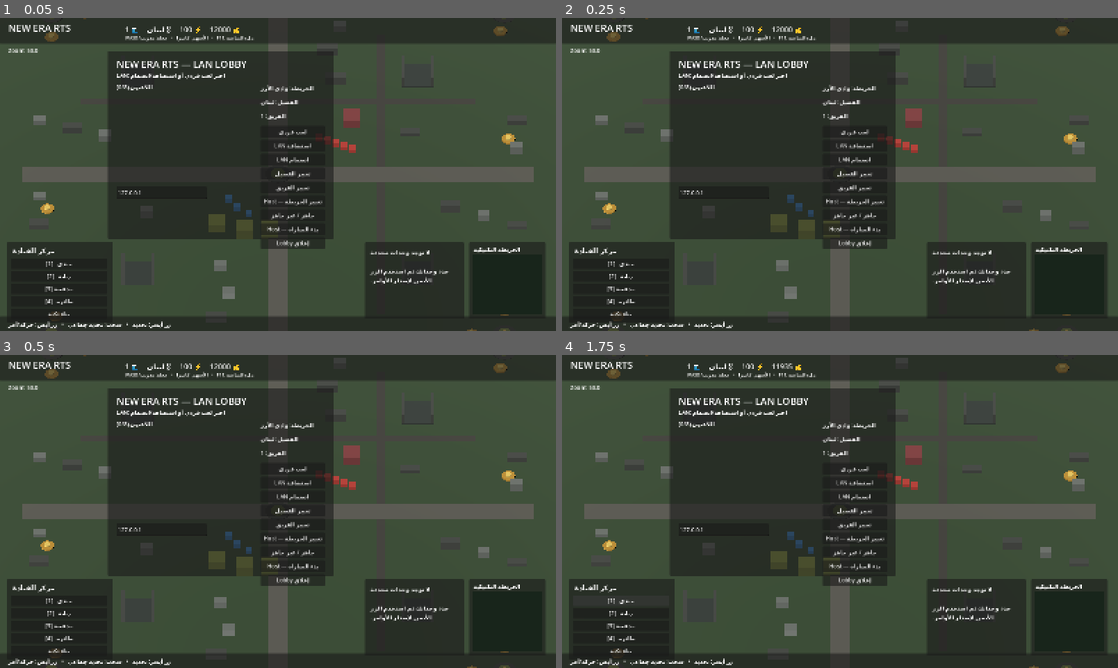
Above: before the commit, frames 1-4 (two rows, left to right).
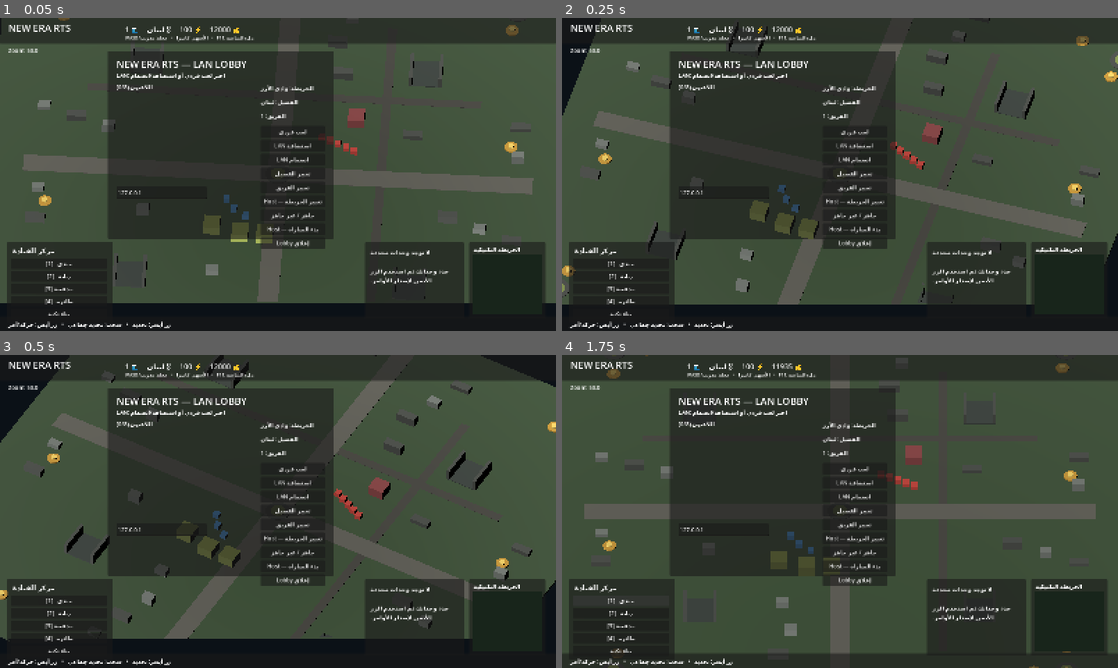
Above: after the commit, the same moments.

Repository: gsgsghdv-pixel/NEW-ERA-RTS
Game: Godot game, scene res://scenes/main.tscn
Two runs of this game, one before a commit and one after it. Both use one fixed random seed, a clock stepped at 60 frames per second and the inputs below.
Inputs (mouse positions are in pixels of both pictures, inside the frame that each line leads up to):
- Up to frame 1 (0.05 s): no input
- Up to frame 2 (0.25 s): no input
- Up to frame 3 (0.5 s): no input
- Up to frame 4 (1.75 s): tap Enter at 0.5 s; move the mouse to (962, 495) at 0.52 s; hold D 0.53-1.25 s; tap 1 at 0.6 s; click (962, 495) at 0.67 s; click "جندي [1]" at 1.25 s

The runs differ from the first frame. In frame 1, 8.7% of the frame differs, in the area x 0-100%, y 0-100%; in frame 2, 14%; in frame 3, 16%; in frame 4, nothing differs.

Commit message:
Integrate opening cinematic controller

Diff:
--- a/scenes/main.tscn
+++ b/scenes/main.tscn
@@ -13,6 +13,7 @@
 [ext_resource path="res://scripts/rts_combat_controller.gd" type="Script" id="11"]
 [ext_resource path="res://scripts/rts_entity_adapter.gd" type="Script" id="12"]
 [ext_resource path="res://scripts/rts_tech_tree.gd" type="Script" id="13"]
+[ext_resource path="res://scripts/rts_intro_controller.gd" type="Script" id="14"]
 
 [node name="NEW_ERA_RTS" type="Node3D"]
 script = ExtResource("1")
@@ -50,5 +51,8 @@
 [node name="RTSEntityAdapter" type="Node" parent="."]
 script = ExtResource("12")
 
+[node name="RTSIntroController" type="Node" parent="."]
+script = ExtResource("14")
+
 [node name="LANLobby" type="CanvasLayer" parent="."]
 script = ExtResource("4")
Not shown: 1 places in scenes/main.tscn that only renumber resources
